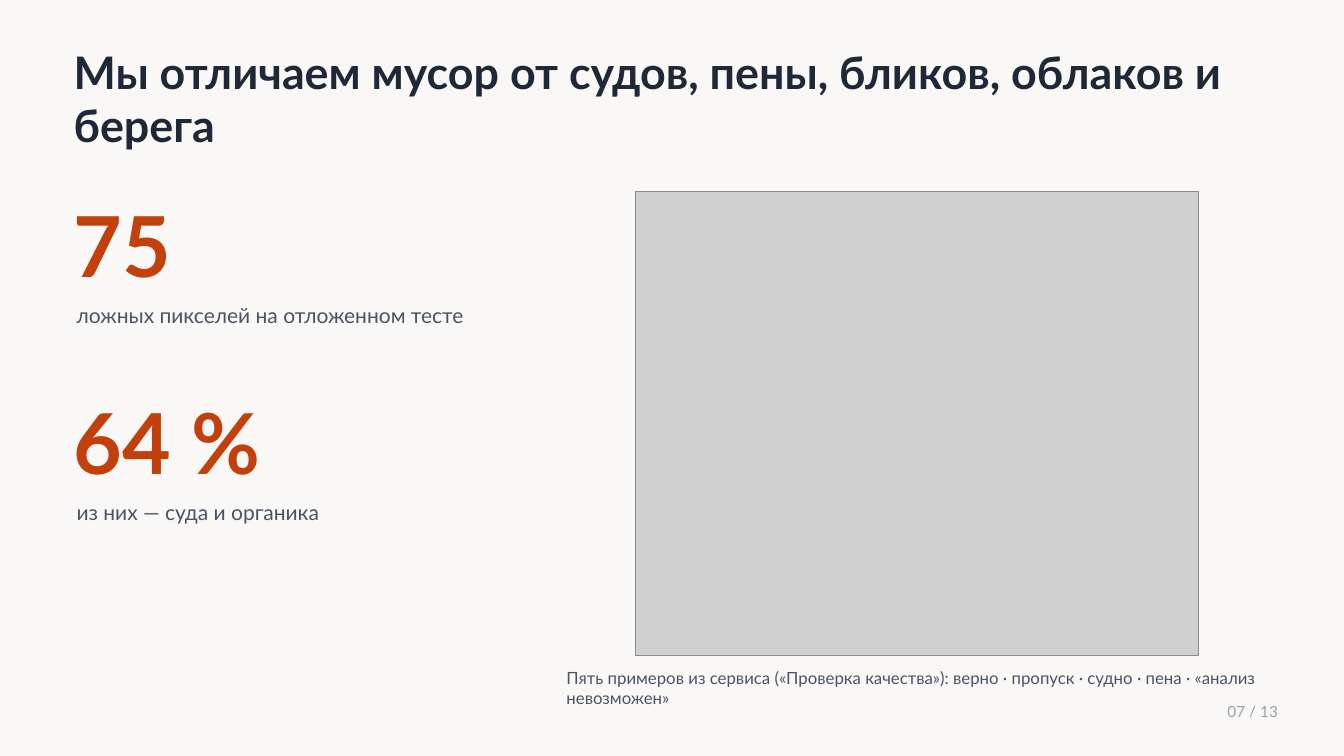
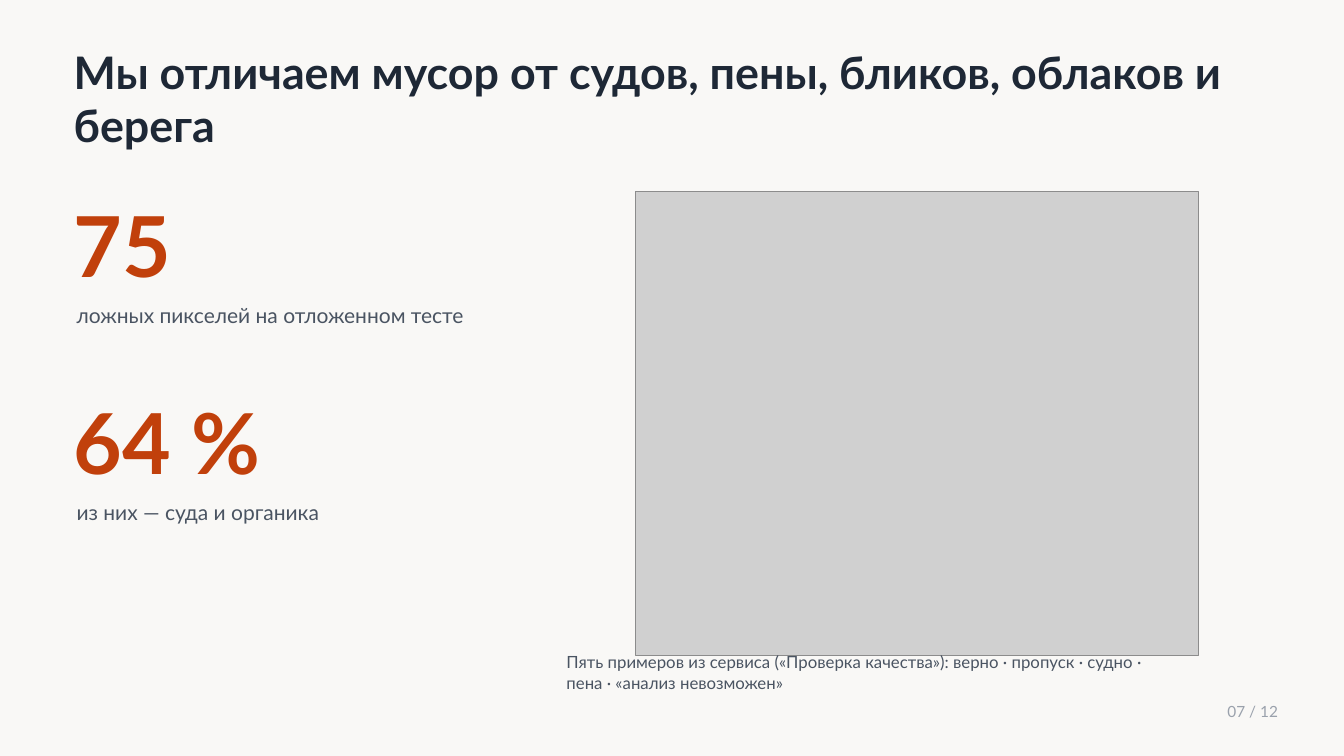
Before and after one commit to azama2t/final-cosmohack, a slide deck: slide 7 of presentation/deck_checkpoint.pptx. Drawn at 1344x756 pixels with LibreOffice and Linux fonts; fonts in the diff are those of the drawing; grey boxes stand for pictures. Boxes give left, top, right and bottom in pixels: in the first picture for what was removed or moved away, otherwise in the second. Text is boxed around its words. In the diff, an @@ line names an element or a change of style, - is before the commit and + after.

```diff
--- a/presentation/deck_checkpoint.pptx
+++ b/presentation/deck_checkpoint.pptx
@@ text "Пять примеров из сервиса («Проверка ..." rewrapped from <box>566,671,1255,704</box> to <box>566,654,1132,689</box> @@
@@ text at <box>1227,706,1278,717</box>: text changed @@
-07 / 13
+07 / 12
```
Also in this commit, not shown: 11 other slides changed, 13 other files.
